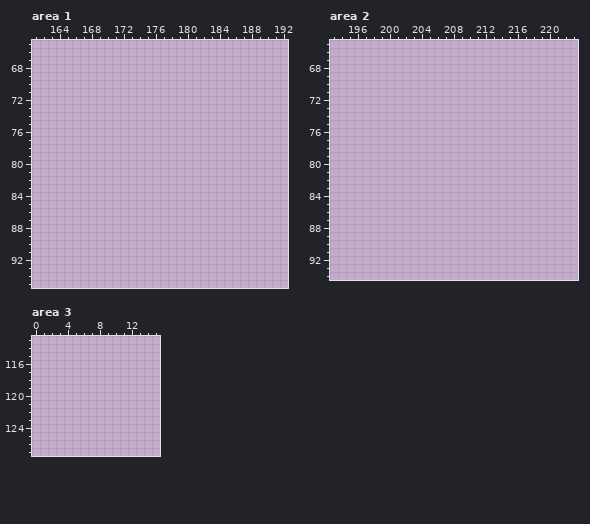
File history of a pixel-art file, AssetsRaw/tilemap.aseprite. This is how it looked before the edit.
256x256 pixels, 1 frame. Colours within 5 levels of each other are drawn and written as one. Shown: area 1: x 161..192, y 65..95; area 2: x 193..223, y 65..94; area 3: x 0..15, y 113..127. The commit also changed other parts of the picture, which this record leaves out.
Once edited:
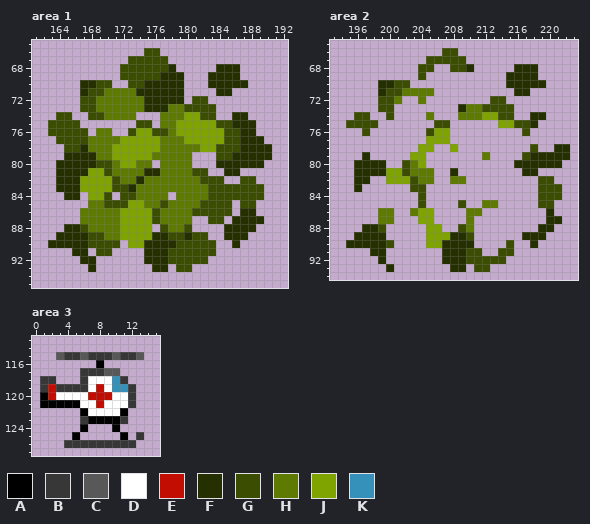
Palette (. is transparent): A #000000  B #373737  C #585858  D #ffffff  E #c20d02  F #253000  G #3b4d00  H #5e7a00  J #7fa400  K #3691ba
The edit:
Changed rows in their new state; - is an unchanged pixel.
Area 1, layer "Tree":
first column x 163:
66 ------------GG--------------
67 ----------GGGGG-------------
68 ---------GGGGGGF-----FFF----
69 ---------GGGGGFFF---FFFF----
70 ----FFGG--GGFFFFF---FFFFF---
71 ----FGGHHHHFFFFFF----FF-----
72 ----GGHHHHHHFFFFF-GG--------
73 ----GGHHHHHHFFFHHGGGG-------
74 -GG--GGHHHH---HHHJJGG--FF---
75 GGGG-------GG-HHJJJJJGGFFF--
76 GGGGG-HH--GJJGGHJJJJJJGGFF--
77 -GGGGHHHHJJJJJHHHJJJJJGGFFF-
78 --GGFHHHJJJJJJHHHHHJJGGGFFFF
79 --FFFFHHJJJJJHHHHH---GGFFFFF
80 -FFFFFGGHJJHH-HHHH---FFFFFF-
81 -FFFFJJGHHHHFFHHHHGG--FF----
82 -FFFJJJJGHHFHHHHHHHGGG--GG--
83 -FFFJJJJGGFHHHHHHHHHGGGGGGG-
84 --FF-JJG-GGHHHH-HHHHGGGGGGG-
85 -----HHGGGJJHHGHHHHGGGG-GG--
86 ----HHHHHJJJJGHHHHGGGGG-FF--
87 ----HHHHHJJJJGHHHH--GG-FFFF-
88 --FFGHHHHJJJJ-GHHG----FFFF--
89 -FFFFGGHHJJJJFFGGFGG--FFF---
90 FFFFFGGGG-JJFFFFGGGGG--F----
91 ---FF-GG----FFFGGGGGG-------
92 ----FF------FFFGGGGG--------
93 -----F-------FF-GG----------
Area 2, layer "Tree":
first column x 195:
66 ------------GG--------------
67 ----------GGGGG-------------
68 ---------GG--GGF-----FFF----
69 ---------G----------FFFF----
70 ----FFGG------------FFFFF---
71 ----FGGHHHH----------FF-----
72 ----GGH--H--------GG--------
73 ----GG--------FHHGGGG-------
74 -GG--G----H---HHHJJGG--FF---
75 GGGG-------GG------JJGGF----
76 --G-------GJJ---------G-----
77 ----------JJJ---------------
78 ---------JJ--J---------G--FF
79 --F-----JJ-------H----GFFFFF
80 -FFFF--GHJ-----------FFFFFF-
81 -FFFFJJGHHH--F--------FF----
82 -FF--JJJGHH--HH---------GG--
83 -F------GG--------------GGG-
84 ---------G--------------GGG-
85 ---------G----G--HH-----GG--
86 ----HH--HJJ----HH--------F--
87 ----HH---JJ----H---------FF-
88 --FFG-----JJ--GH--------FF--
89 -FFFF-----JJJFFG------FFF---
90 FFFFFG----JJFFFF----G--F----
91 ---FF-------FFFGG--GG-------
92 ----F-------FFFGGGGG--------
93 -----F-------FF-GG----------
Area 3, layer "Layer 1":
first column x 1:
115 --CBBCBBBCBBC
116 -------A-----
117 -----BBBCC---
118 BB---BDDDKB--
119 BEBBBBDEDKKB-
120 AEDDDDEEEDDB-
121 AAAAADDEDDDB-
122 -----ADDDDA--
123 -----BAAAAB--
124 -----A---A---
125 ----A-----A-B
126 ---BBBBBBBBB-
Changed places in both pictures, as pixel boxes (x1, y1, x2, y2):
added: (48, 48, 272, 272)
added: (346, 48, 570, 272)
added: (40, 352, 144, 448)
